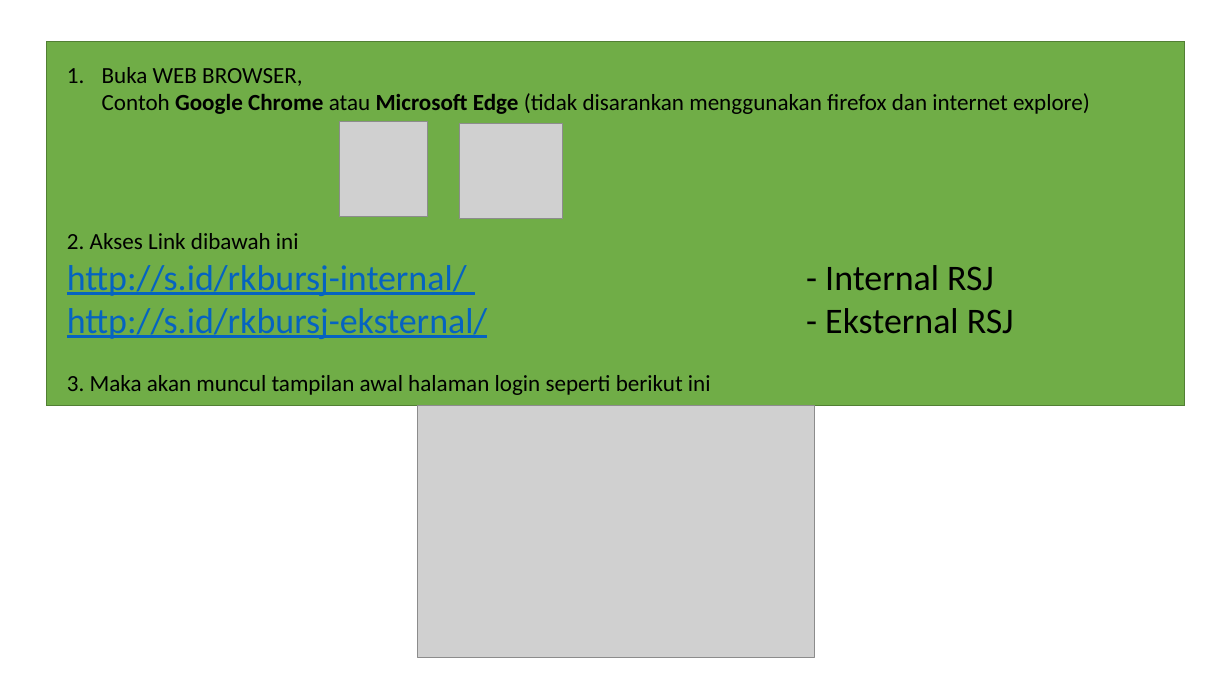
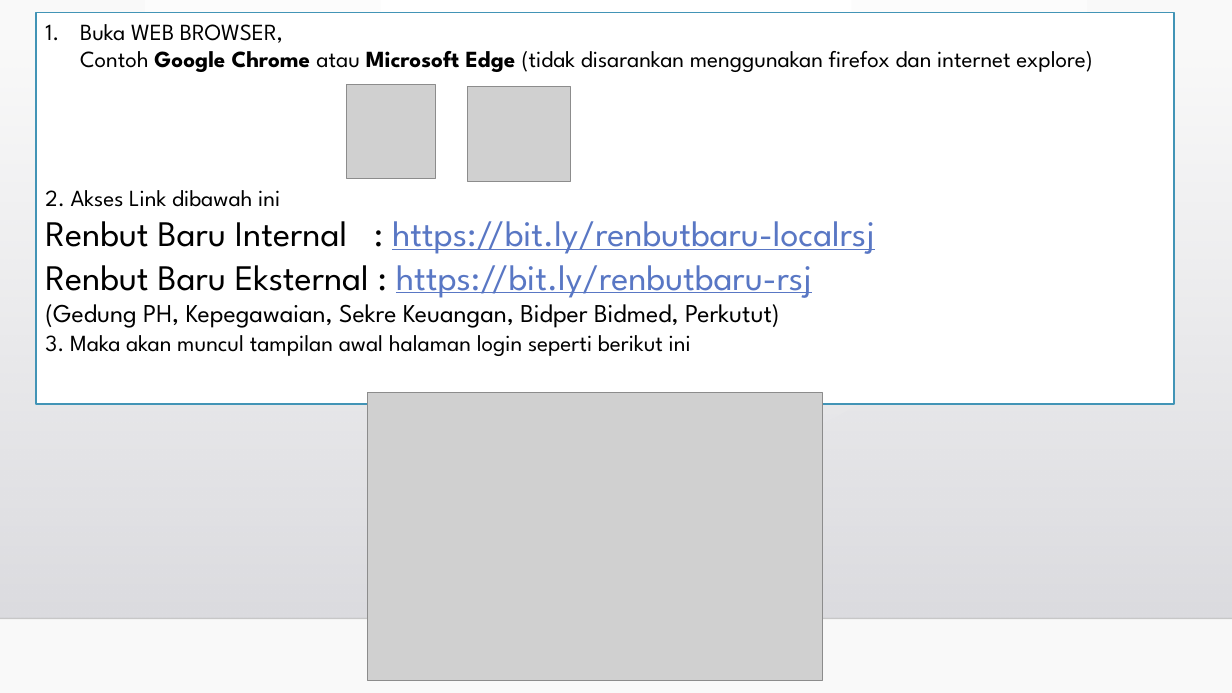
Before and after one commit to regipurnama/renbutbaru, a slide deck: slide 2 of assets/file/buku_petunjuk_rkbu.pptx. Drawn at 1232x693 pixels with LibreOffice and Linux fonts; fonts in the diff are those of the drawing; grey boxes stand for pictures; background and template pictures are left out. Boxes give left, top, right and bottom in pixels: in the first picture for what was removed or moved away, otherwise in the second. Text is boxed around its words. In the diff, an @@ line names an element or a change of style, - is before the commit and + after.

```diff
--- a/assets/file/buku_petunjuk_rkbu.pptx
+++ b/assets/file/buku_petunjuk_rkbu.pptx
@@ background #FFFFFF to gradient #FFFFFF to #FAFAFA @@
@@ text "Buka WEB BROWSER, Contoh Google ...": place and size @@
-text "Buka WEB BROWSER, Contoh Google ..." at (67,67,1090,395)
+text "Buka WEB BROWSER, Contoh Google ..." at (45,24,1092,356)
@@ rectangle: place and size @@
-rectangle at (47,42,1185,406)
+rectangle at (36,12,1174,404)
@@ rectangle at (36,12,1174,404): fill #70AD47 to #FFFFFF; outline #538035 1 pt to #4294B6 1.25 pt @@
@@ text at (45,24,1092,356): font Calibri to League Spartan in "Buka WEB BROWSER, Contoh Google Chrome atau ...", "2. Akses Link dibawah ini", "3. Maka akan muncul tampilan awal halaman ..." @@
@@ rectangle added at (0,47,1232,618), fill gradient #DCDCE0 to #DEDEE2 @@
@@ picture: place and size @@
-picture at (339,122,428,216)
+picture at (348,84,436,178)
@@ picture: place and size @@
-picture at (459,124,563,219)
+picture at (467,86,570,181)
@@ text at (45,221,875,328): text changed; font Calibri to League Spartan; text colour #0563C1 to #000000 @@
-http://s.id/rkbursj-internal/ - Internal RSJ
-http://s.id/rkbursj-eksternal/ - Eksternal RSJ
+Renbut Baru Internal : https://bit.ly/renbutbaru-localrsj
+Renbut Baru Eksternal : https://bit.ly/renbutbaru-rsj
+(Gedung PH, Kepegawaian, Sekre Keuangan, Bidper Bidmed, Perkutut)
@@ picture: place and size @@
-picture at (417,406,814,657)
+picture at (368,393,823,681)
@@ line added from (0, 618) to (1232, 618), #000001 1 pt @@
```
Also in this commit, not shown: 8 other slides changed, 2 slides added, 1 slide removed, 2 other files.
